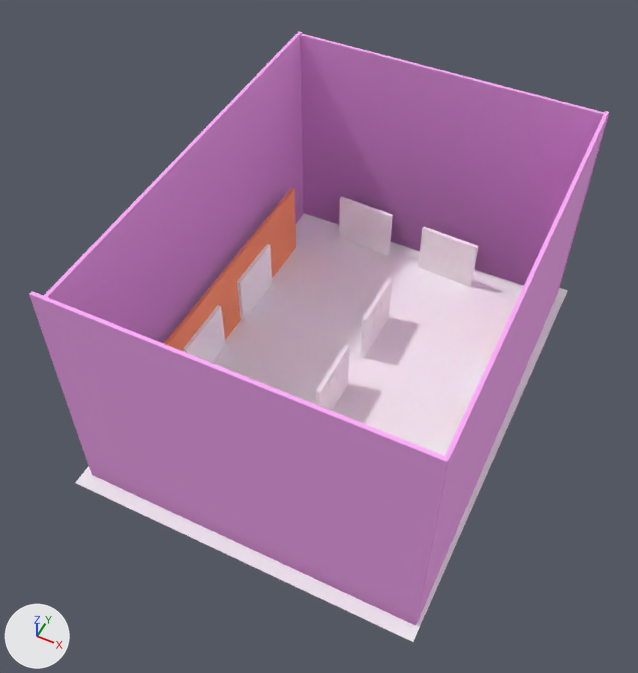
What one commit did to the glTF model public/models/museum.glb.
Before and after are seen from a camera (50 mm lens) standing at (19.1, -49.4, 69.8) and looking at (-4.3, -2.5, 11.2). The axes (+X, +Y, +Z) are drawn at lower left. The lights are the same throughout. Where no turn or scale is listed for an object, it has been applied to the vertices. Vertices at the same position are counted once.

The older version as bpy lines, for what is in view:
```python
ob_cube = bpy.data.objects.new('Cube', me_mesh_3)
ob_cube.location = (-2.7, -2.8, 5.1)
ob_cube001 = bpy.data.objects.new('Cube001', me_mesh_1)
ob_cube001.location = (-16.3, 1.0, 6.3)
ob_cube002 = bpy.data.objects.new('Cube002', me_mesh_13)
ob_cube002.location = (-16.0, 6.1, 5.1)
ob_cube003 = bpy.data.objects.new('Cube003', me_mesh_24)
ob_cube003.location = (-3.0, 21.0, 13.8)
ob_cube004 = bpy.data.objects.new('Cube004', me_mesh_2)
ob_cube004.location = (-3.0, -19.2, 13.8)
ob_cube005 = bpy.data.objects.new('Cube005', me_mesh_4)
ob_cube005.location = (-2.7, 7.1, 5.1)
ob_cube015 = bpy.data.objects.new('Cube015', me_mesh_15)
ob_cube015.location = (-9.4, 19.1, 5.1)
ob_cube022 = bpy.data.objects.new('Cube022', me_mesh_22)
ob_cube022.location = (-17.9, 1.0, 13.7)
ob_cube023 = bpy.data.objects.new('Cube023', me_mesh_23)
ob_cube023.location = (12.3, 1.0, 13.7)
# also in view: 'Cube016' at (0.4, 18.6, 5.1); 'Plane' at (-3.2, 0.8, 2.3); 'Cube014' at (-16.0, -3.8, 5.1)
```
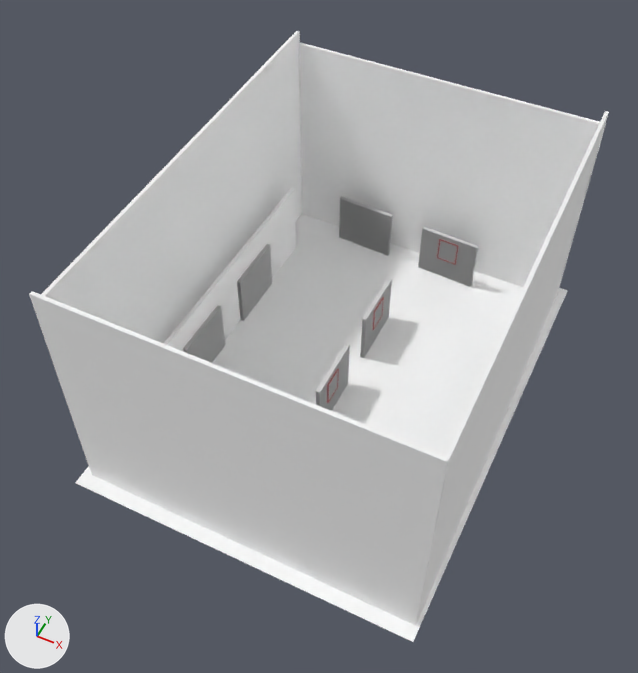
The newer file is also turned or shifted as a whole; pictures and numbers use the older file's frame.

Where the change shows, as pixel boxes [x1, y1, x2, y2] in the pictures (638 x 673 px):
'Cube004', recoloured, surface changed (pink to white): [29, 291, 449, 626] in both
'Cube003', recoloured, surface changed, mesh moved (pink to white): before [300, 34, 609, 296]; after [299, 42, 606, 297]
'Cube022', recoloured, surface changed (pink to white): [41, 31, 304, 344] in both
'Cube023', recoloured, surface changed (pink to white): [417, 111, 609, 622] in both
'Cube001', recoloured: [164, 188, 296, 352] in both
'Cube016', recoloured: [418, 227, 479, 287] in both
'Cube015', recoloured: [339, 196, 393, 256] in both
'Cube002', recoloured: [237, 244, 272, 321] in both
'Cube014', recoloured: [183, 305, 226, 363] in both
'Cube', recoloured: [316, 344, 350, 411] in both
'Cube005', recoloured: [360, 278, 392, 358] in both
'Cube.007', added: after [437, 239, 458, 265]
'Cube.010', added: after [327, 369, 339, 403]
'Cube.006', added: after [373, 297, 384, 330]

What changed in the scene script:
```text
Change mat_material_004:
    mat_material_004.base_color: (0.982, 0.521, 0.305) -> (1.0, 1.0, 1.0)  # beige #fdbf96 -> white #ffffff
Change mat_material:
    mat_material.base_color: (1.0, 0.418, 0.965) -> (1.0, 1.0, 1.0)  # pink #ffadfb -> white #ffffff
    mat_material.metallic: 0.0 -> 1.0
Add mat_outer:
    mat_outer = principled_material('outer')
    mat_outer.base_color = (0.8, 0.175, 0.193)  # pink #e7747a
Add mat_art03:
    mat_art03 = principled_material('art03')
    mat_art03.base_color = (0.8, 0.8, 0.8)  # white #e7e7e7
Add mat_art02:
    mat_art02 = principled_material('art02')
    mat_art02.base_color = (0.8, 0.8, 0.8)  # white #e7e7e7
Add mat_outer_001:
    mat_outer_001 = principled_material('outer.001')
    mat_outer_001.base_color = (0.8, 0.175, 0.193)  # pink #e7747a
Add mat_art01:
    mat_art01 = principled_material('art01')
    mat_art01.base_color = (0.8, 0.8, 0.8)  # white #e7e7e7
Change me_mesh_3:
    where me_mesh_3.from_pydata(...)  # 8 vertices, 12 faces; spans x -0.2..0.2, y -3.1..3.1, z -2.85..2.85
    remove me_mesh_3.materials.append(mat_material_3)  # white #ffffff
Change me_mesh_4:
    where me_mesh_4.from_pydata(...)  # 8 vertices, 12 faces; spans x -0.2..0.2, y -3.1..3.1, z -2.85..2.85
    remove me_mesh_4.materials.append(mat_material_3)  # white #ffffff
Change me_mesh_13:
    where me_mesh_13.from_pydata(...)  # 8 vertices, 12 faces; spans x -0.2..0.2, y -3.1..3.1, z -2.85..2.85
    remove me_mesh_13.materials.append(mat_material_3)  # white #ffffff
Change me_mesh_14:
    where me_mesh_14.from_pydata(...)  # 8 vertices, 12 faces; spans x -0.2..0.2, y -3.1..3.1, z -2.85..2.85
    remove me_mesh_14.materials.append(mat_material_3)  # white #ffffff
Change me_mesh_15:
    where me_mesh_15.from_pydata(...)  # 8 vertices, 12 faces; spans x -3.11..3.11, y -0.36..0.36, z -2.85..2.85
    remove me_mesh_15.materials.append(mat_material_3)  # white #ffffff
Change me_mesh_16:
    where me_mesh_16.from_pydata(...)  # 8 vertices, 12 faces; spans x -3.11..3.11, y -0.36..0.36, z -2.85..2.85
    remove me_mesh_16.materials.append(mat_material_3)  # white #ffffff
Change me_mesh_24:
    where me_mesh_24.from_pydata(...)  # 8 vertices, 12 faces; spans x -15.2..15.2, y -0.2..0.2, z -11.2..11.2
    used by ob_cube003; location = (-3.0, 21.0, 13.8)
    me_mesh_24 part 1: the whole mesh is moved by (0.0, 0.0, -1.0)
Add me_cube_027:
    me_cube_027.from_pydata(...)  # 16 vertices, 28 faces; spans x -1.07..1.07, y -0.11..0.11, z -1.34..1.34
    # faces by material slot: [26, 2]
    me_cube_027.materials.append(mat_outer)  # pink #e7747a
    me_cube_027.materials.append(mat_art03)  # white #e7e7e7
Add me_cube_005:
    me_cube_005.from_pydata(...)  # 16 vertices, 28 faces; spans x -0.04..0.04, y -1.07..1.07, z -1.34..1.34
    # faces by material slot: [26, 2]
    me_cube_005.materials.append(mat_outer_001)  # pink #e7747a
    me_cube_005.materials.append(mat_art02)  # white #e7e7e7
Add me_cube:
    me_cube.from_pydata(...)  # 16 vertices, 28 faces; spans x -0.04..0.04, y -1.07..1.07, z -1.34..1.34
    # faces by material slot: [26, 2]
    me_cube.materials.append(mat_outer_001)  # pink #e7747a
    me_cube.materials.append(mat_art01)  # white #e7e7e7
Add ob_cube_007:
    ob_cube_007 = bpy.data.objects.new('Cube.007', me_cube_027)
    ob_cube_007.location = (0.4, 18.4, 6.0)
Add ob_cube_006:
    ob_cube_006 = bpy.data.objects.new('Cube.006', me_cube_005)
    ob_cube_006.location = (-2.5, 6.9, 6.0)
Add ob_cube_010:
    ob_cube_010 = bpy.data.objects.new('Cube.010', me_cube)
    ob_cube_010.location = (-2.5, -3.3, 6.0)
```
